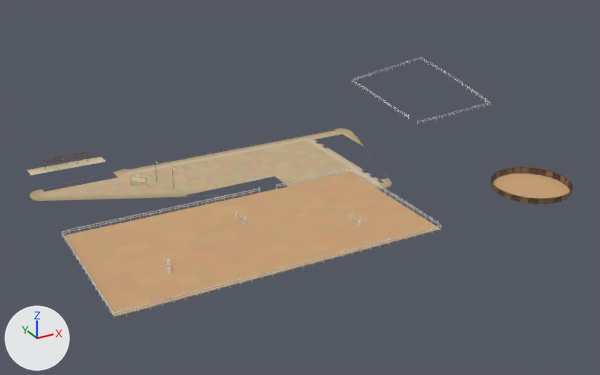
Two versions of the glTF model games/yorimichi/assets/belmonte/meshes/SM_BM_BE_4_Grounds.glb, one commit apart.
Both versions are drawn from a 50 mm lens placed at (-95.6, -194.3, 89.2), pointed at (8.4, -5.1, -5.4). Lighting does not change. The marker at lower left points along +X, +Y and +Z. The picture after the commit comes second. Vertices at exactly the same position are counted once.

Names of what the first picture shows: 'SM_BM_BE_4_Grounds'.
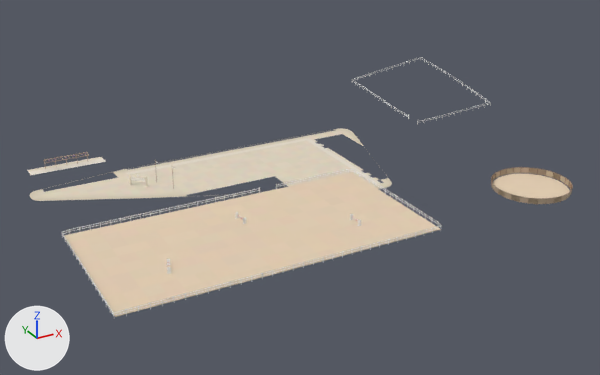
Boxes [x1, y1, x2, y2] around the edits, measured in the pictures (600 x 375 px):
part 1 of me_sm_be_4_grounds, recoloured: [62, 129, 572, 315] in both
part 2 of me_sm_be_4_grounds, recoloured (lighter): [28, 129, 573, 317] in both

The edits, one by one:
me_sm_be_4_grounds has 5515 vertices, 8090 faces and spans x -62.0..90.0, y -57.0..50.0, z 0.0..9.0.
me_sm_be_4_grounds is used by ob_sm_bm_be_4_grounds; location (0.0, 0.0, 0.0).
me_sm_be_4_grounds part 1: 2691 faces centred in x -60.0..90.0, y -56.0..50.0, z 0.0..9.0 are repainted in the vertex colours; the middle colour goes from white #e6e6e2 to white #f4f4f2.
me_sm_be_4_grounds part 2: 5399 faces centred in x -62.0..90.0, y -56.0..50.0, z 0.0..9.0 are repainted in the vertex colours; the middle colour goes from beige #c8a986 to beige #e5d5c0.
